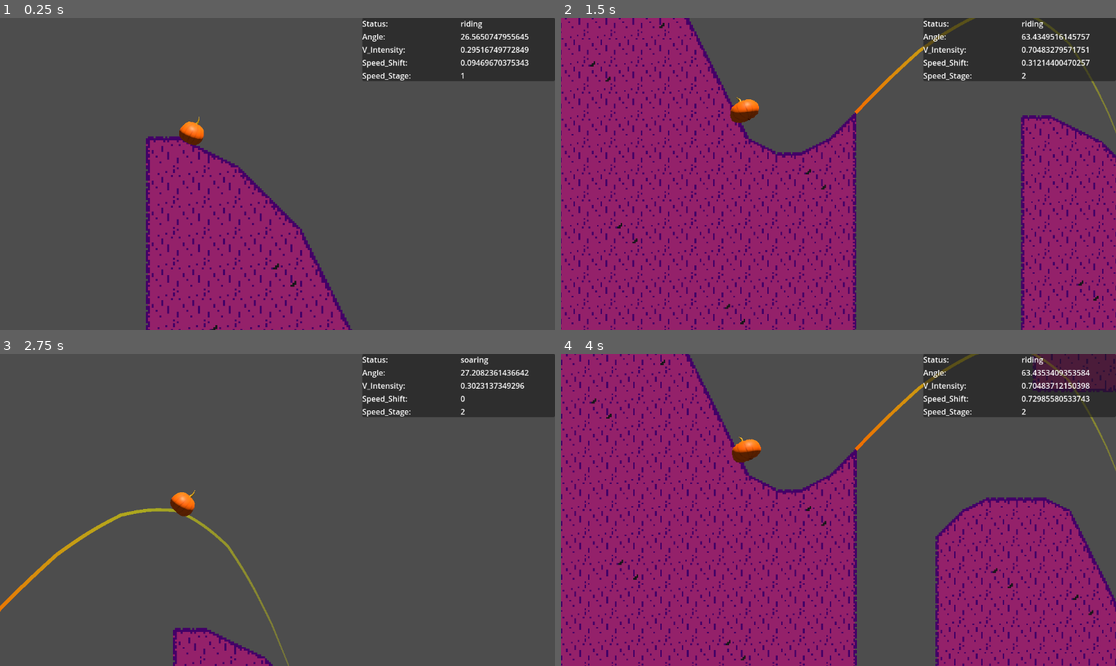
Above: before the commit, frames 1-4 (two rows, left to right).
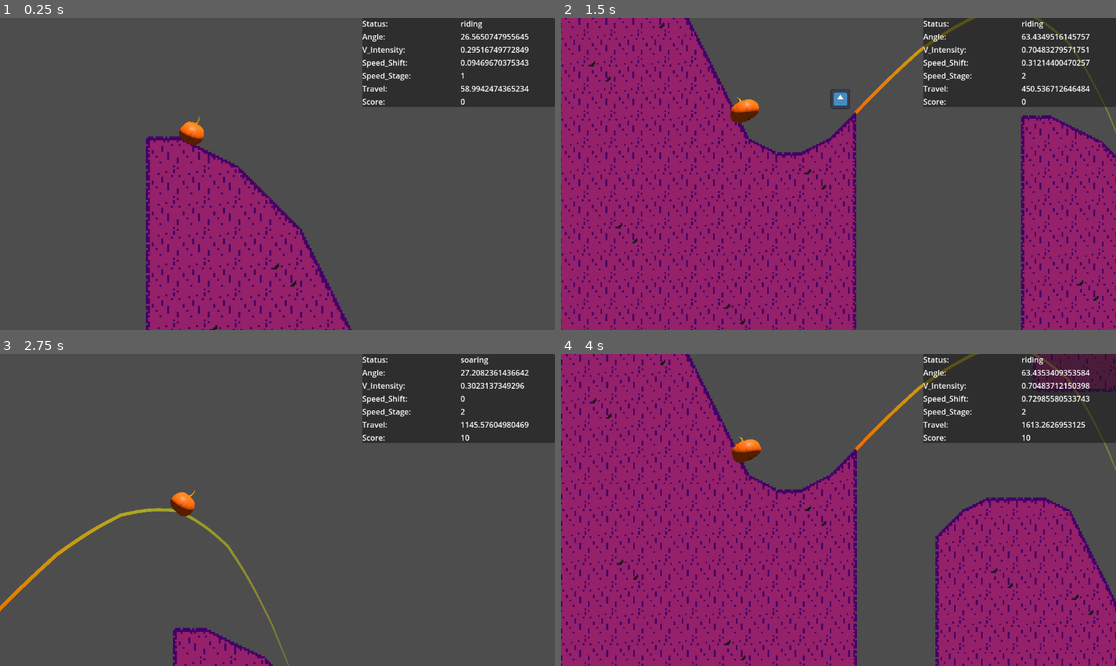
Above: after the commit, the same moments.

Repository: LettucePie/gwj-62-harvest
Game: Godot game, scene res://testing/test_zone.tscn
Same seed, same stepped clock (60 frames per second), same inputs: the game is played once before the commit and once after it. The engine's default icon, where the game draws it, is replaced by a stand-in: a white triangle on a blue panel in a dark square.
Inputs:
- Up to frame 1 (0.25 s): no input
- Up to frame 2 (1.5 s): hold Up (ui_up) 0.53-1.28 s; hold Down (ui_down) from 1.28 s (still down)
- Up to frame 3 (2.75 s): release Down (ui_down) at 2.03 s; hold Up (ui_up) from 2.03 s (still down)
- Up to frame 4 (4 s): release Up (ui_up) at 3.53 s; hold Down (ui_down) from 3.53 s (still down)

The runs differ from the first frame. In frame 1, 2.8% of the frame differs, in the area x 65-100%, y 20-29%; in frame 2, 2.9%, in the area x 48-100%, y 20-30%; in frame 3, 2.8%; in frame 4, 2.8%.

Commit message:
Added Collectible items

Diff:
--- /dev/null
+++ b/gameplay/collect/apple.tscn
@@ -0,0 +1,18 @@
+[gd_scene load_steps=3 format=3 uid="uid://cx7vvgjr2k2u1"]
+
+[ext_resource type="Texture2D" uid="uid://bp2phpjms3hk2" path="res://icon.svg" id="1_ubc2q"]
+
+[sub_resource type="CircleShape2D" id="CircleShape2D_34jkk"]
+radius = 28.0713
+
+[node name="apple" type="Area2D" groups=["collect"]]
+
+[node name="CollisionShape2D" type="CollisionShape2D" parent="."]
+shape = SubResource("CircleShape2D_34jkk")
+
+[node name="AnimatedSprite2D" type="AnimatedSprite2D" parent="."]
+visible = false
+
+[node name="Sprite2D" type="Sprite2D" parent="."]
+scale = Vector2(0.367188, 0.367188)
+texture = ExtResource("1_ubc2q")
--- a/gameplay/player_follow.gd
+++ b/gameplay/player_follow.gd
@@ -5,6 +5,7 @@
 signal landed(ramp)
 signal launch_curve(curve)
 signal parent_launch(node)
+signal collect(pickup)
 signal dead()
 ## Animation Signals
 signal speed_stage_shift(stage)
@@ -258,6 +259,8 @@
 	if area.is_in_group("dead") and status == "soaring":
 		print("Player touched deadzone")
 		emit_signal("dead")
+	if area.is_in_group("collect"):
+		emit_signal("collect", area)
 
 
 func _on_area_2d_area_exited(area):
--- a/gameplay/ui/testing_ui.gd
+++ b/gameplay/ui/testing_ui.gd
@@ -1,15 +1,17 @@
 extends Control
 
+var stage
 var player
 
 # Called when the node enters the scene tree for the first time.
 func _ready():
+	stage = get_tree().get_nodes_in_group("stage")[0]
 	player = get_tree().get_nodes_in_group("player")[0]
 
 
 # Called every frame. 'delta' is the elapsed time since the previous frame.
 func _process(delta):
-	if player != null:
+	if player != null and stage != null:
 		update_labels()
 
 func update_labels():
@@ -18,3 +20,5 @@
 	$Panel/VBoxContainer/vert_container/vert.text = str(player.vert_intensity)
 	$Panel/VBoxContainer/speed_shift/speed.text = str(player.speed_shift)
 	$Panel/VBoxContainer/speed_stage/stage.text = str(player.speed_stage)
+	$Panel/VBoxContainer/travel_dist/travel.text = str(stage.travel)
+	$Panel/VBoxContainer/score_total/score.text = str(stage.score)
--- a/gameplay/ui/testing_ui.tscn
+++ b/gameplay/ui/testing_ui.tscn
@@ -93,3 +93,31 @@
 layout_mode = 2
 text = "0000"
 clip_text = true
+
+[node name="travel_dist" type="HBoxContainer" parent="Panel/VBoxContainer"]
+layout_mode = 2
+
+[node name="travel_label" type="Label" parent="Panel/VBoxContainer/travel_dist"]
+custom_minimum_size = Vector2(200, 0)
+layout_mode = 2
+text = "Travel: "
+
+[node name="travel" type="Label" parent="Panel/VBoxContainer/travel_dist"]
+custom_minimum_size = Vector2(150, 0)
+layout_mode = 2
+text = "0000"
+clip_text = true
+
+[node name="score_total" type="HBoxContainer" parent="Panel/VBoxContainer"]
+layout_mode = 2
+
+[node name="score_label" type="Label" parent="Panel/VBoxContainer/score_total"]
+custom_minimum_size = Vector2(200, 0)
+layout_mode = 2
+text = "Score: "
+
+[node name="score" type="Label" parent="Panel/VBoxContainer/score_total"]
+custom_minimum_size = Vector2(150, 0)
+layout_mode = 2
+text = "0000"
+clip_text = true
--- a/levels/stage.gd
+++ b/levels/stage.gd
@@ -1,4 +1,6 @@
 extends Node2D
+
+class_name Stage
 
 @export var checkpoint : Node2D
 @export var player_scene : PackedScene
@@ -8,6 +10,10 @@
 var player : Player
 var player_vis : Node2D
 var launch : Launch
+var travel : float
+var score : int
+
+var collected_items : Array
 
 
 # Called when the node enters the scene tree for the first time.
@@ -32,15 +38,30 @@
 		add_child(new_launch)
 		launch = new_launch
 	player.connect("dead", player_dead)
+	player.connect("collect", player_collect)
 	player.startup(checkpoint.position)
 
 
 func player_dead():
 	print("Player Dead, resetting at checkpoint")
 	player.position = checkpoint.position
+	score = 0
+	if collected_items.size() > 0:
+		for item in collected_items:
+			item.visible = true
+	collected_items.clear()
 	player.call_deferred("startup", checkpoint.position)
 
 
-# Called every frame. 'delta' is the elapsed time since the previous frame.
+func player_collect(item):
+	print("Player collected item: ", item)
+	score += 10
+	print("Score: ", score)
+#	item.queue_free()
+	item.visible = false
+	collected_items.append(item)
+
+
 func _process(delta):
-	pass
+	if player != null and checkpoint != null:
+		travel = player.get_parent().to_global(player.position).x - checkpoint.position.x
--- a/levels/stage_path.tscn
+++ b/levels/stage_path.tscn
@@ -10,8 +10,9 @@
 [ext_resource type="PackedScene" uid="uid://dcim2sfn5qt4w" path="res://levels/ramps/ramp_2.tscn" id="7_qqw4k"]
 [ext_resource type="PackedScene" uid="uid://df2ugyhmubts7" path="res://levels/ramps/ramp_3.tscn" id="8_vsqfv"]
 [ext_resource type="PackedScene" uid="uid://cspil7nr50ka3" path="res://gameplay/deadzone.tscn" id="9_2131p"]
+[ext_resource type="PackedScene" uid="uid://cx7vvgjr2k2u1" path="res://gameplay/collect/apple.tscn" id="11_fxcqy"]
 
-[node name="stage_path" type="Node2D" node_paths=PackedStringArray("checkpoint")]
+[node name="stage_path" type="Node2D" node_paths=PackedStringArray("checkpoint") groups=["stage"]]
 script = ExtResource("1_8rdgn")
 checkpoint = NodePath("checkpoint")
 player_scene = ExtResource("1_3fmwe")
@@ -47,6 +48,9 @@
 [node name="deadzone" parent="." instance=ExtResource("9_2131p")]
 position = Vector2(907, 1106)
 
+[node name="apple" parent="." instance=ExtResource("11_fxcqy")]
+position = Vector2(682, 559)
+
 [connection signal="brakes" from="player_follow" to="player_visual" method="_on_player_follow_brakes"]
 [connection signal="launch_curve" from="player_follow" to="launch" method="_on_player_follow_launch_curve"]
 [connection signal="parent_launch" from="player_follow" to="launch" method="_on_player_follow_parent_launch"]
Not shown: 1 places in levels/stage_path.tscn that only renumber resources
